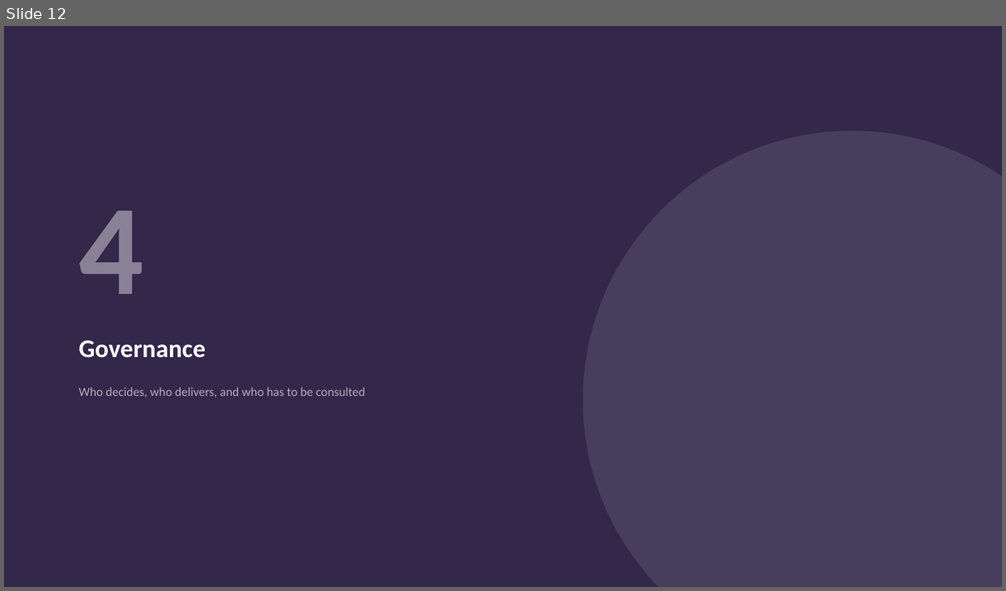
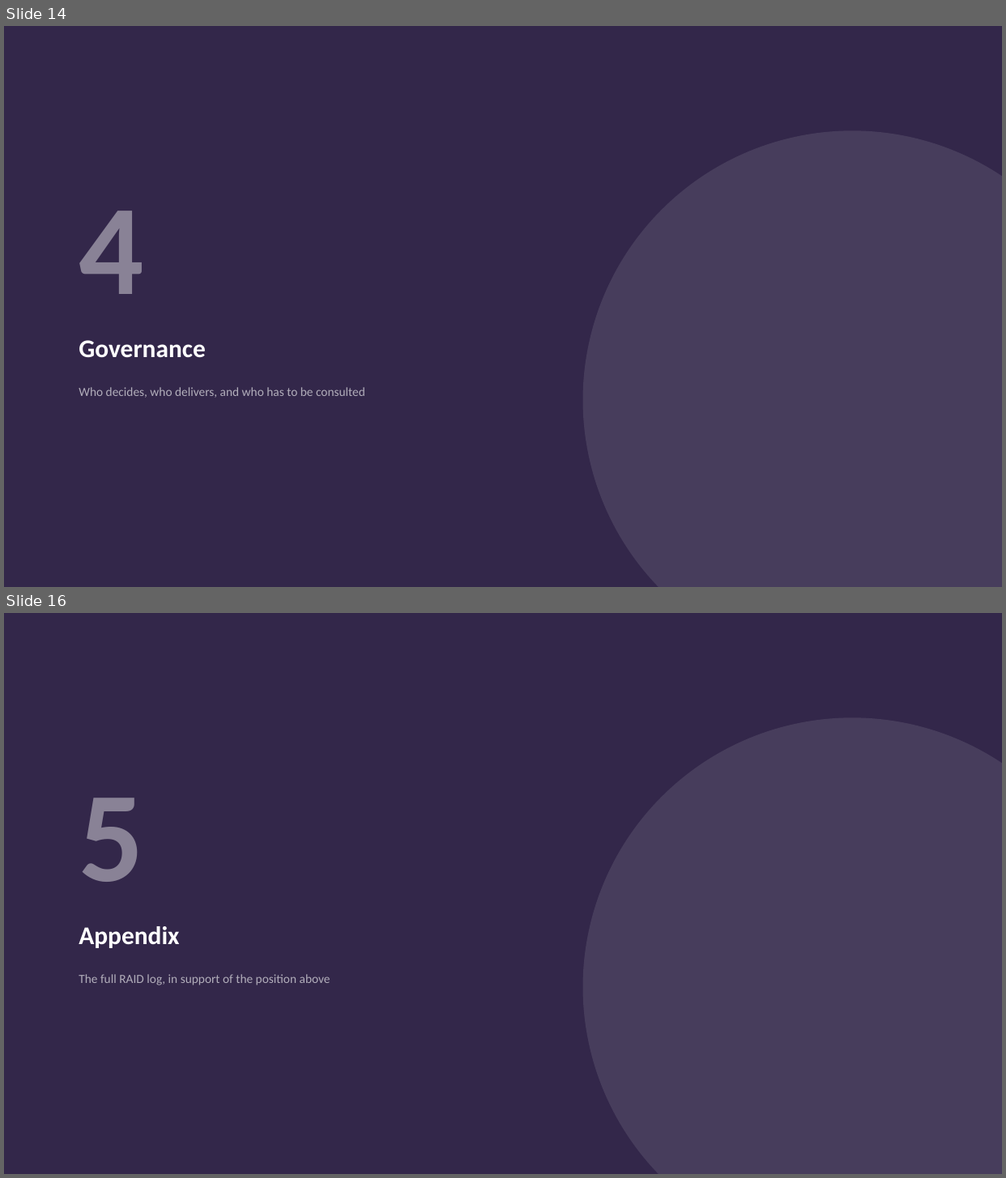
Before and after one commit to morichtereur/deckpilot, a slide deck: examples/deck.pptx. Shown one above the other, each under a label of ours: slide 12 before the commit, slides 14 and 16 after it; the slides between them are not shown. The pictures are 1006x591 and 1006x1178 pixels, drawn with LibreOffice and Linux fonts; fonts in the diff are those of the drawing. Boxes give left, top, right and bottom in pixels: in the first picture for what was removed or moved away, otherwise in the second. Text is boxed around its words. In the diff, an @@ line names an element or a change of style, - is before the commit and + after.

```diff
--- a/examples/deck.pptx
+++ b/examples/deck.pptx
@@ slide 16 added at (4,613,1002,1174), background #FFFFFF @@
@@ rectangle added at (4,613,1002,1174), fill #33274A @@
@@ ellipse added at (582,717,1002,1174), fill #473D5C @@
@@ text added at (79,798,143,882), 123.5 pt, text #898296, bold @@
+5
@@ text added at (79,926,179,948), 24.5 pt, text #FFFFFF, bold @@
+Appendix
@@ text added at (79,974,330,986), 12 pt, text #B1ADBA @@
+The full RAID log, in support of the position above
@@ what was slide 12 is now slide 14 @@
```
Also in this commit, not shown: 8 slides changed, 4 other slides added, 18 other files.
